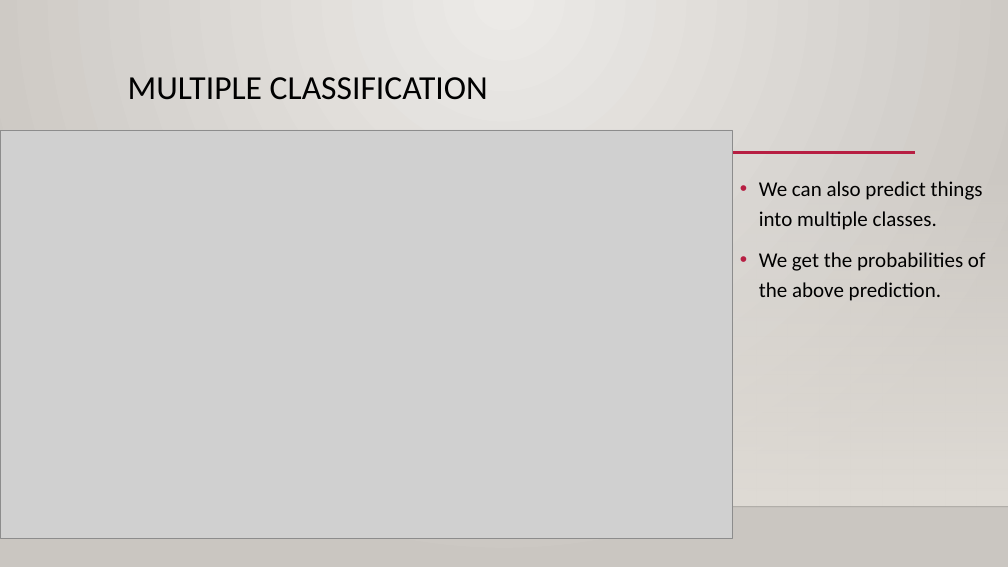
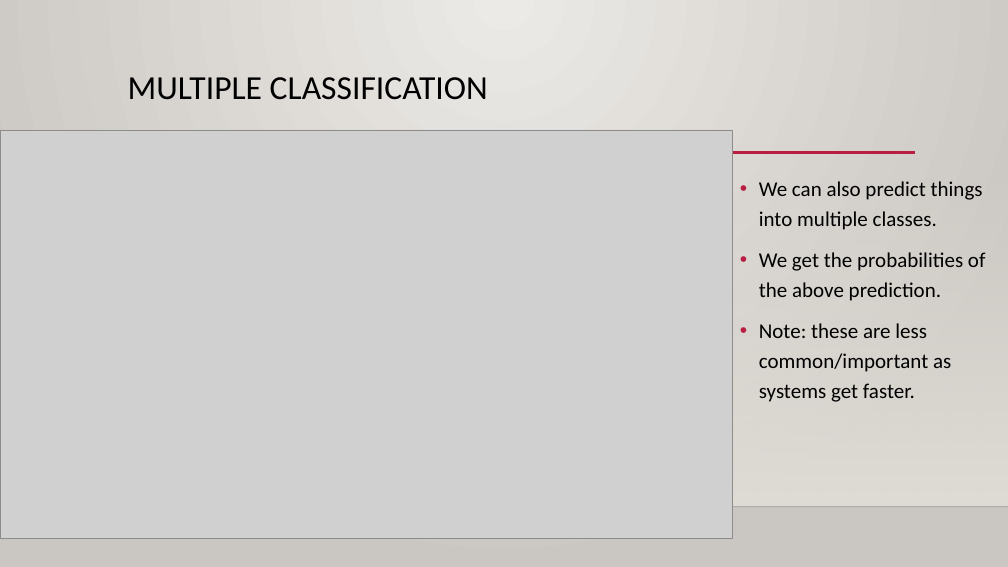
Before and after one commit to AkeemSemperDataScience/Intro_to_Machine_Learning_Students, a slide deck: slide 19 of reference_content/Slides/008_Log_Reg_Images.pptx. Drawn at 1008x567 pixels with LibreOffice and Linux fonts; fonts in the diff are those of the drawing; grey boxes stand for pictures; background and template pictures are left out. Boxes give left, top, right and bottom in pixels: in the first picture for what was removed or moved away, otherwise in the second. Text is boxed around its words. In the diff, an @@ line names an element or a change of style, - is before the commit and + after.

```diff
--- a/reference_content/Slides/008_Log_Reg_Images.pptx
+++ b/reference_content/Slides/008_Log_Reg_Images.pptx
@@ text at box(759, 323, 951, 402): paragraph added @@
+• Note: these are less common/important as systems get faster.
```
Also in this commit, not shown: 3 other slides changed, 1 slide added, 2 other files.
